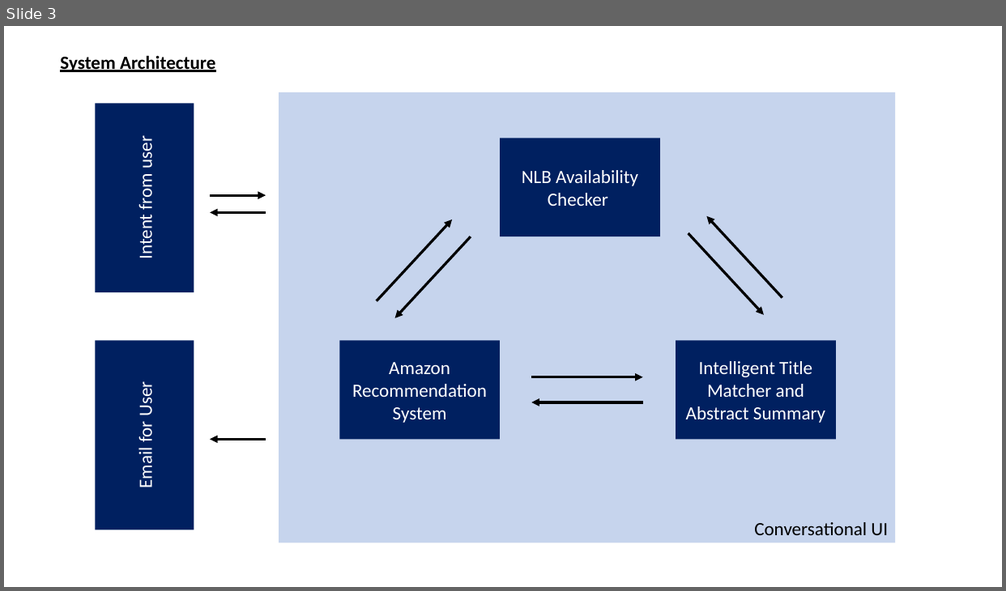
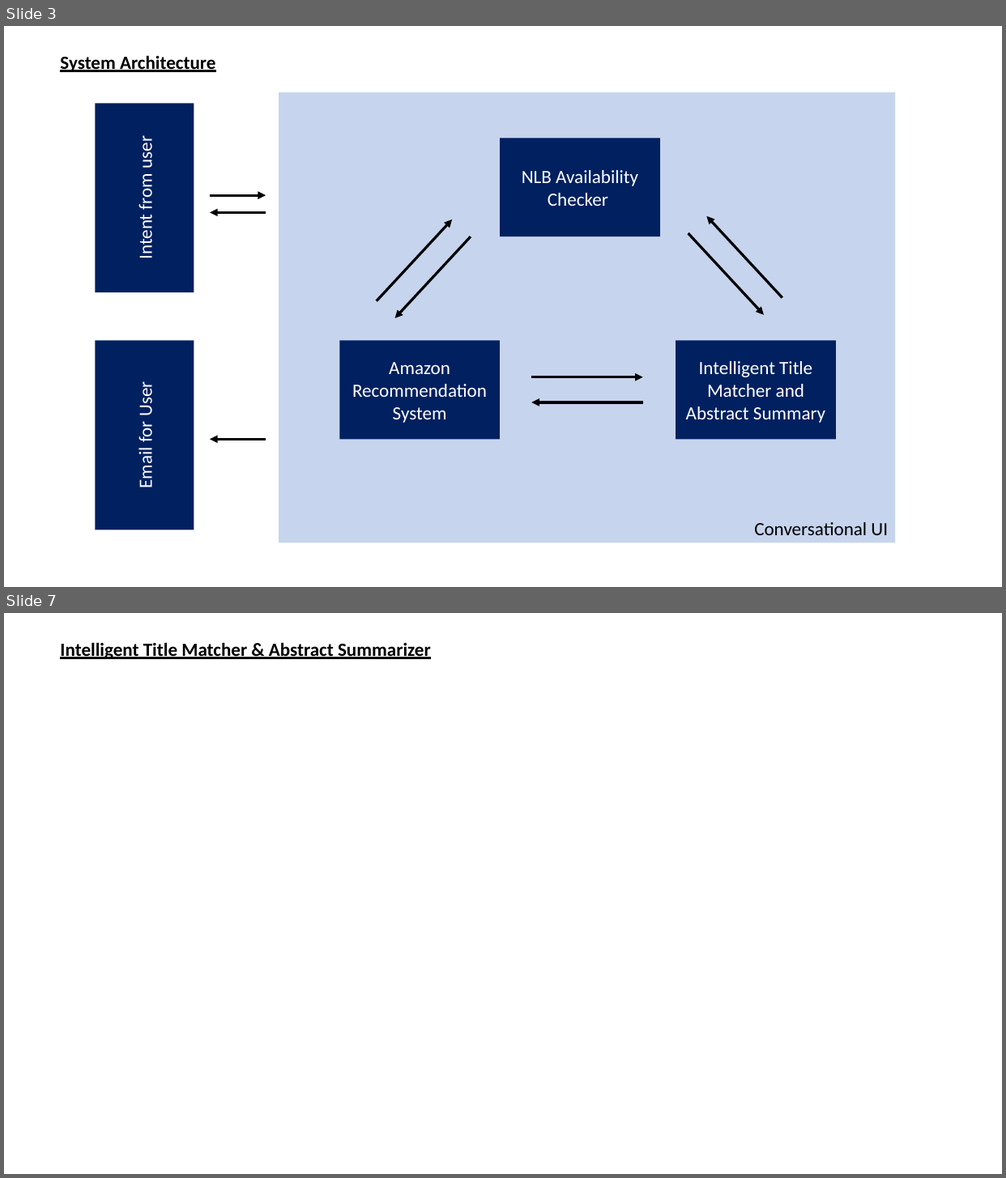
Before and after one commit to AftTheRain/ISA-PM-IPA-2021-01-09-IS02PT-GRP-SmartLibrarian, a slide deck: Video/ISS IPA PROJECT PRESENTATION - SYSTEM ARCHITECTURE.pptx. Shown one above the other, each under a label of ours: slide 3 before the commit, slides 3 and 7 after it; the slides between them are not shown. The pictures are 1006x591 and 1006x1178 pixels, drawn with LibreOffice and Linux fonts; fonts in the diff are those of the drawing. Boxes give left, top, right and bottom in pixels: in the first picture for what was removed or moved away, otherwise in the second. Text is boxed around its words. In the diff, an @@ line names an element or a change of style, - is before the commit and + after.

```diff
--- a/Video/ISS IPA PROJECT PRESENTATION - SYSTEM ARCHITECTURE.pptx
+++ b/Video/ISS IPA PROJECT PRESENTATION - SYSTEM ARCHITECTURE.pptx
@@ slide 7 added at [4,613,1002,1174], background #FFFFFF @@
@@ text added at [60,642,431,659], 18 pt, text #000000, bold, underline @@
+Intelligent Title Matcher & Abstract Summarizer
```
Also in this commit, not shown: 1 slide changed, 3 other slides added.
